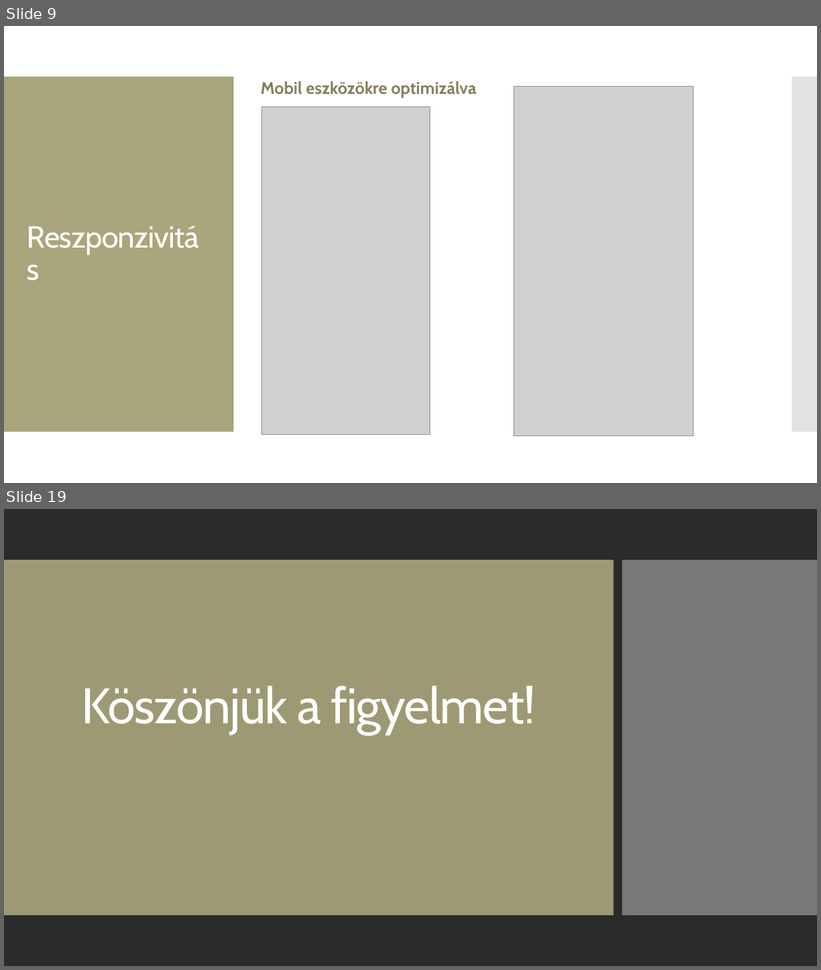
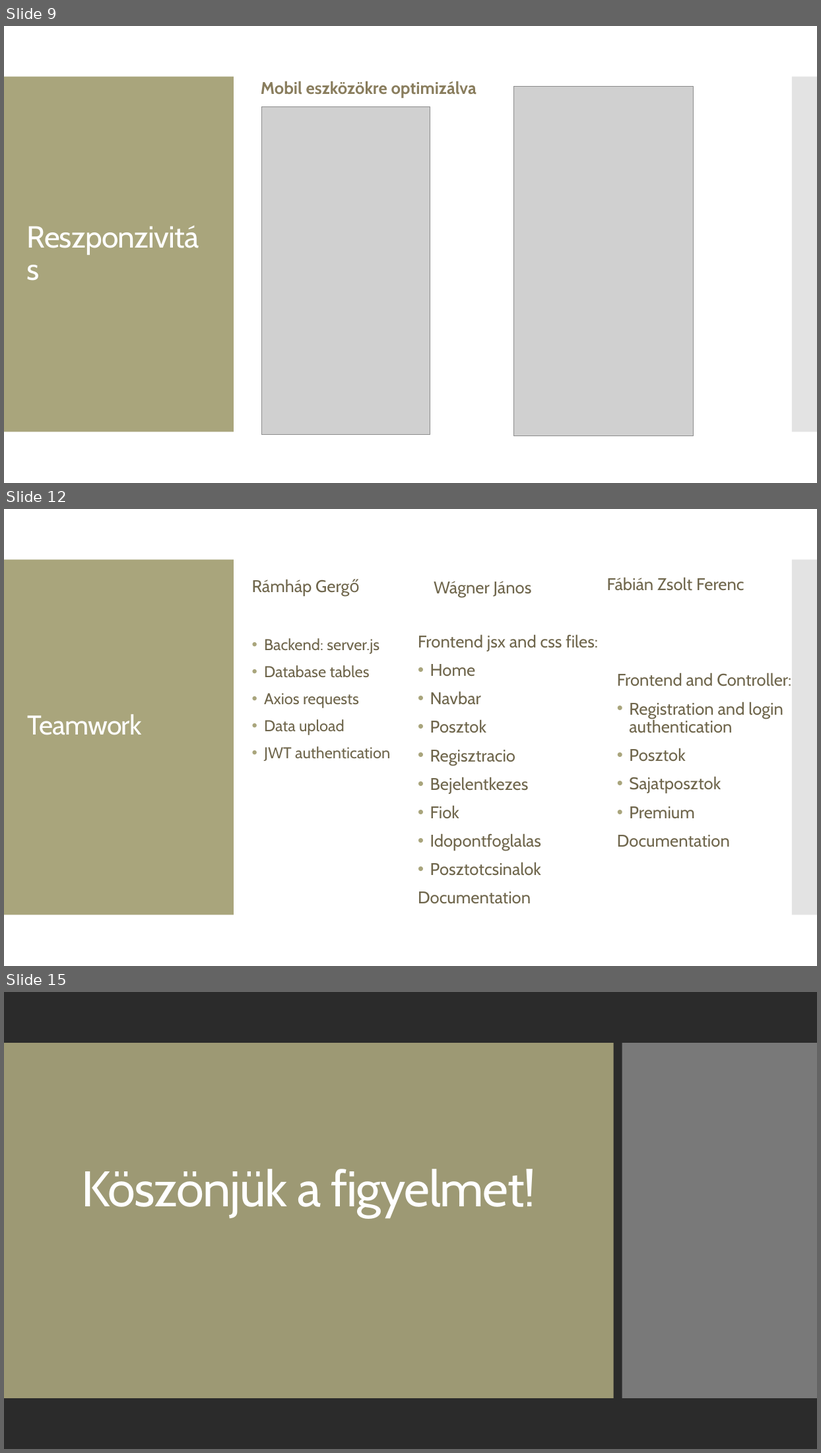
Before and after one commit to ramhap00/ramhapgergo, a slide deck: prezentáció.pptx. Shown one above the other, each under a label of ours: slides 9 and 19 before the commit, slides 9, 12 and 15 after it; the slides between them are not shown. The pictures are 821x970 and 821x1453 pixels, drawn with LibreOffice and Linux fonts; fonts in the diff are those of the drawing; grey boxes stand for pictures; background and template pictures are left out; a plain dark background stands for a picture behind light text. Boxes give left, top, right and bottom in pixels: in the first picture for what was removed or moved away, otherwise in the second. Text is boxed around its words. In the diff, an @@ line names an element or a change of style, - is before the commit and + after.

```diff
--- a/prezentáció.pptx
+++ b/prezentáció.pptx
@@ slide 12 added at [4, 509, 817, 966], background #FFFFFF; not listed: 2 template elements that a slide beside it also shows @@
@@ text added at [252, 579, 360, 595], 20 pt, text #6F664C @@
+Rámháp Gergő
@@ text added at [434, 581, 532, 597], 20 pt, text #6F664C @@
+Wágner János
@@ text added at [607, 577, 745, 591], 20 pt, text #6F664C @@
+Fábián Zsolt Ferenc
@@ text added at [264, 638, 390, 761], 18.5 pt, text #6F664C @@
+• Backend: server.js
+• Database tables
+• Axios requests
+• Data upload
+• JWT authentication
@@ text added at [418, 634, 598, 904], 20 pt, text #6F664C @@
+Frontend jsx and css files:
+• Home
+• Navbar
+• Posztok
+• Regisztracio
+• Bejelentkezes
+• Fiok
+• Idopontfoglalas
+• Posztotcsinalok
+Documentation
@@ text added at [418, 634, 783, 848], 20 pt, text #6F664C @@
+Frontend and Controller:
+• Registration and login authentication
+• Posztok
+• Sajatposztok
+• Premium
+Documentation
@@ title added at [27, 714, 142, 735], 32 pt, text #FFFFFF @@
+Teamwork
@@ what was slide 19 is now slide 15 @@
```
Also in this commit, not shown: 2 slides changed, 3 other slides added, 8 slides removed.
